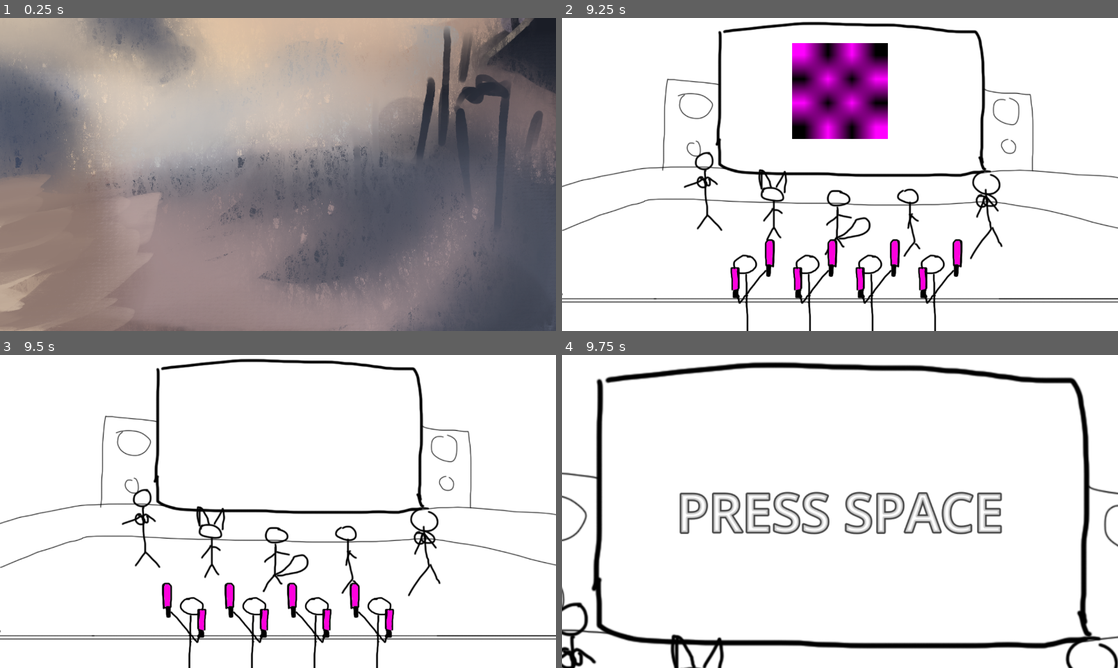
Above: before the commit, frames 1-4 (two rows, left to right).
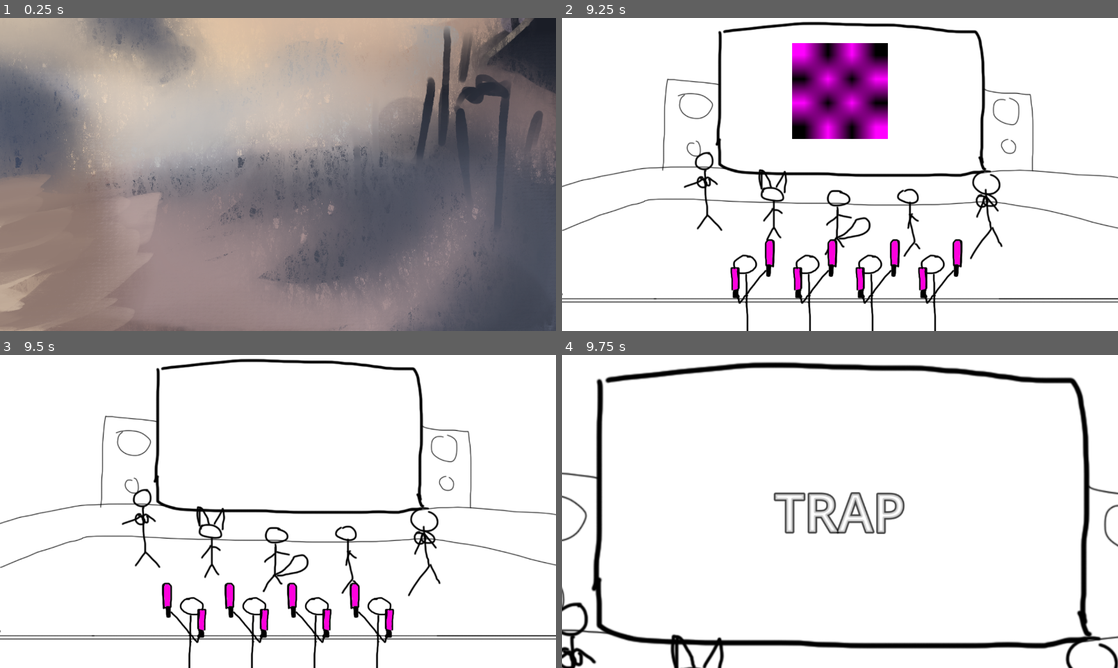
Above: after the commit, the same moments.

Repository: Heydelios/phase-ware
Game: Godot game, scene res://MainScene/main.tscn
Two runs of this game, one before a commit and one after it. Both use one fixed random seed, a clock stepped at 60 frames per second and the inputs below. The engine's default icon, where the game draws it, is replaced by a stand-in: a white triangle on a blue panel in a dark square.
Inputs (mouse positions are in pixels of both pictures, inside the frame that each line leads up to):
- Up to frame 1 (0.25 s): no input
- Up to frame 2 (9.25 s): tap Enter at 0.5 s; move the mouse to (962, 158) at 0.52 s; hold Right (ui_right) 0.53-1.28 s; hold Space (spacebar) 0.53-1.28 s; click (962, 158) at 0.67 s; move the mouse to (728, 190) at 1.27 s; hold Left (ui_left) 1.28-2.03 s; tap Space (spacebar) every 1.5 s from 1.35 to 8.85 s; click (728, 190) at 1.42 s; move the mouse to (895, 105) at 2.02 s; hold Right (ui_right) 2.03-2.78 s; hold Space (spacebar) 2.03-2.78 s; click (895, 105) at 2.17 s; move the mouse to (812, 237) at 2.77 s; hold W (up) 2.78-3.53 s; click (812, 237) at 2.92 s; move the mouse to (1006, 221) at 3.52 s; hold Space (spacebar) 3.53-4.28 s; hold Left (ui_left) 3.53-5.78 s; click (1006, 221) at 3.67 s; move the mouse to (673, 127) at 4.27 s; click (673, 127) at 4.42 s; move the mouse to (867, 174) at 5.02 s; hold Space (spacebar) 5.03-5.78 s; click (867, 174) at 5.17 s; move the mouse to (756, 96) at 5.77 s; hold Right (ui_right) 5.78-6.53 s; click (756, 96) at 5.92 s; move the mouse to (962, 158) at 6.52 s; hold W (up) 6.53-7.28 s; hold Space (spacebar) 6.53-7.28 s; click (962, 158) at 6.67 s; move the mouse to (728, 190) at 7.27 s; hold Right (ui_right) 7.28-8.03 s; click (728, 190) at 7.42 s; move the mouse to (895, 105) at 8.02 s; hold Space (spacebar) 8.03-8.78 s; hold Left (ui_left) from 8.03 s (still down); click (895, 105) at 8.17 s; move the mouse to (812, 237) at 8.77 s; click (812, 237) at 8.92 s
- Up to frame 3 (9.5 s): keep holding Left (ui_left)
- Up to frame 4 (9.75 s): move the mouse to (1006, 558) at 9.52 s; release Left (ui_left) at 9.53 s; hold W (up) from 9.53 s (still down); hold Space (spacebar) from 9.53 s (still down); click (1006, 558) at 9.67 s

Frames 1-3 are identical in both runs. In frame 4, 3.7% of the frame differs, in the area x 21-80%, y 43-58%.

Commit message:
add bnuuy game :D

Diff:
--- a/MinigameList.tres
+++ b/MinigameList.tres
@@ -4,4 +4,4 @@
 
 [resource]
 script = ExtResource("1_gadvr")
-path_list = Array[String](["res://Minigames/DebugMinigame/debug_minigame.tscn", "res://Minigames/JordanMinigame/example_game.tscn", "res://Minigames/BingeEating/binge_eating.tscn"])
+path_list = Array[String](["res://Minigames/DebugMinigame/debug_minigame.tscn", "res://Minigames/JordanMinigame/example_game.tscn", "res://Minigames/BingeEating/binge_eating.tscn", "res://Minigames/bnuuy catch/bnuuy catch.tscn"])
--- /dev/null
+++ b/Minigames/bnuuy catch/bnuuy catch.tscn
@@ -0,0 +1,67 @@
+[gd_scene format=3 uid="uid://6rawjhgrb1yl"]
+
+[ext_resource type="PackedScene" uid="uid://bcjfjnem71v7w" path="res://Minigames/2d_game.tscn" id="1_dotgi"]
+[ext_resource type="Script" uid="uid://8cntajejfkyb" path="res://Minigames/bnuuy catch/bnuuy.gd" id="2_1h1g8"]
+[ext_resource type="Texture2D" uid="uid://c873s7t8wslt3" path="res://Minigames/bnuuy catch/bnuuy.png" id="2_7opit"]
+[ext_resource type="Script" uid="uid://dhp4gtlfmfwst" path="res://Minigames/bnuuy catch/bnuuy_catch.gd" id="2_ixox0"]
+[ext_resource type="Script" uid="uid://d3rhg044dev4v" path="res://Minigames/bnuuy catch/hand.gd" id="3_k7ad1"]
+[ext_resource type="Texture2D" uid="uid://dkbemoowo8epj" path="res://Minigames/bnuuy catch/hand.png" id="3_lekso"]
+
+[sub_resource type="WorldBoundaryShape2D" id="WorldBoundaryShape2D_k7ad1"]
+
+[sub_resource type="RectangleShape2D" id="RectangleShape2D_0ognl"]
+size = Vector2(51.25, 196.25)
+
+[sub_resource type="RectangleShape2D" id="RectangleShape2D_1h1g8"]
+size = Vector2(162, 231)
+
+[node name="Minigame" unique_id=599418719 instance=ExtResource("1_dotgi")]
+script = ExtResource("2_ixox0")
+game_name = "TRAP"
+control_type = 1
+
+[node name="Clock" parent="." index="1" unique_id=817307990]
+layout_mode = 1
+anchors_preset = 10
+anchor_right = 1.0
+offset_left = 0.0
+offset_top = 0.0
+offset_right = 0.0
+offset_bottom = 48.0
+grow_horizontal = 2
+stretch_mode = 4
+
+[node name="Floor" type="StaticBody2D" parent="." index="2" unique_id=1451932397]
+position = Vector2(647, 671)
+
+[node name="CollisionShape2D" type="CollisionShape2D" parent="Floor" index="0" unique_id=1007084052]
+position = Vector2(0, -1)
+shape = SubResource("WorldBoundaryShape2D_k7ad1")
+
+[node name="Hand" type="CharacterBody2D" parent="." index="3" unique_id=529348160]
+unique_name_in_owner = true
+position = Vector2(173, -142.43)
+script = ExtResource("3_k7ad1")
+
+[node name="Sprite2D" type="Sprite2D" parent="Hand" index="0" unique_id=1882688535]
+texture = ExtResource("3_lekso")
+offset = Vector2(50.765, -65.625)
+
+[node name="CollisionShape2D" type="CollisionShape2D" parent="Hand" index="1" unique_id=2042765262]
+shape = SubResource("RectangleShape2D_0ognl")
+
+[node name="Timer" type="Timer" parent="Hand" index="2" unique_id=205386741]
+one_shot = true
+
+[node name="Bnuuy" type="CharacterBody2D" parent="." index="4" unique_id=1974054380]
+position = Vector2(649, 666)
+script = ExtResource("2_1h1g8")
+
+[node name="Sprite2D" type="Sprite2D" parent="Bnuuy" index="0" unique_id=182573881]
+texture = ExtResource("2_7opit")
+offset = Vector2(20, -140)
+hframes = 4
+
+[node name="CollisionShape2D" type="CollisionShape2D" parent="Bnuuy" index="1" unique_id=1248501853]
+position = Vector2(0, -115.5)
+shape = SubResource("RectangleShape2D_1h1g8")
--- /dev/null
+++ b/Minigames/bnuuy catch/bnuuy.gd
@@ -0,0 +1,51 @@
+extends CharacterBody2D
+
+const speed:float = 700.0
+const accel:float = 1800
+
+var alive = true
+
+enum Frames {IDLE, RUN_0, RUN_1, DEAD}
+
+func run_cycle():
+	Sfx.play_sfx("clap")
+	$Sprite2D.frame += 1
+	if $Sprite2D.frame >= Frames.DEAD:
+		$Sprite2D.frame = Frames.RUN_0
+
+var run_cumer = Cumer.new(1.0/80, run_cycle)
+func _process(delta):
+	if not alive:
+		return
+	$Sprite2D.flip_h = velocity.x > 0
+	var spd = abs(velocity.x)
+	if spd < 10:
+		$Sprite2D.frame = Frames.IDLE
+	else:
+		run_cumer.add(spd * delta)
+
+func pick_direction():
+	if not alive:
+		return
+	direction = [-1, 1].pick_random()
+	await get_tree().create_timer([1,2,3,4].pick_random()).timeout
+	pick_direction()
+
+var direction:float
+func _physics_process(delta: float) -> void:
+	direction += Input.get_axis("ui_left", "ui_right")
+	velocity.x = move_toward(velocity.x, direction * speed, accel*delta)
+	move_and_slide()
+	if position.x < 0 or position.x > 1280:
+		Minigame.lose_game(self)
+
+func _ready():
+	await get_tree().create_timer([1,2,3,4].pick_random()).timeout
+	pick_direction()
+
+func squish():
+	Sfx.play_sfx("gong")
+	Minigame.lose_game(self)
+	alive = false
+	direction = 0
+	$Sprite2D.frame = Frames.DEAD
--- /dev/null
+++ b/Minigames/bnuuy catch/bnuuy_catch.gd
@@ -0,0 +1,5 @@
+extends Minigame
+
+func _input(event: InputEvent) -> void:
+	if event is InputEventMouseButton and event.is_pressed():
+		%Hand.slam(event.position.x)
--- /dev/null
+++ b/Minigames/bnuuy catch/hand.gd
@@ -0,0 +1,28 @@
+extends CharacterBody2D
+
+func _ready():
+	visible = false
+
+func slam(x:float):
+	if $Timer.time_left > 0:
+		return
+	position = Vector2(x, -100)
+	$Sprite2D.flip_h = x > 1280/2
+	$Timer.start(0.2)
+	#Sfx.play_sfx("falling")
+	visible = true
+	speed = 100
+	accel = 20
+
+var speed:float
+var accel:float
+func _physics_process(delta):
+	speed += accel*delta
+	var result = move_and_collide(Vector2.DOWN * speed)
+	if result:
+		var struck = result.get_collider()
+		if struck.name == &"Bnuuy":
+			struck.squish()
+		accel = 0
+		speed = 0
+		Sfx.play_sfx("punch")
--- a/Minigames/minigame.gd
+++ b/Minigames/minigame.gd
@@ -36,4 +36,4 @@
 	get_game(from)._minigame_won()
 
 static func lose_game(from:Node):
-	get_game(from)._minigmae_loss()
+	get_game(from)._minigame_loss()
--- a/project.godot
+++ b/project.godot
@@ -24,6 +24,7 @@
 
 window/size/viewport_width=1280
 window/size/viewport_height=720
+window/size/resizable=false
 
 [input]
 
Not shown, added: Minigames/bnuuy catch/bnuuy.gd.uid
Binary file added: Minigames/bnuuy catch/bnuuy.png
Not shown, added: Minigames/bnuuy catch/bnuuy.png.import
Not shown, added: Minigames/bnuuy catch/bnuuy_catch.gd.uid
Not shown, added: Minigames/bnuuy catch/hand.gd.uid
Binary file added: Minigames/bnuuy catch/hand.png
Not shown, added: Minigames/bnuuy catch/hand.png.import
Not shown, changed: .gitignore
Not shown, added: Minigames/bnuuy catch/graphics.kra
